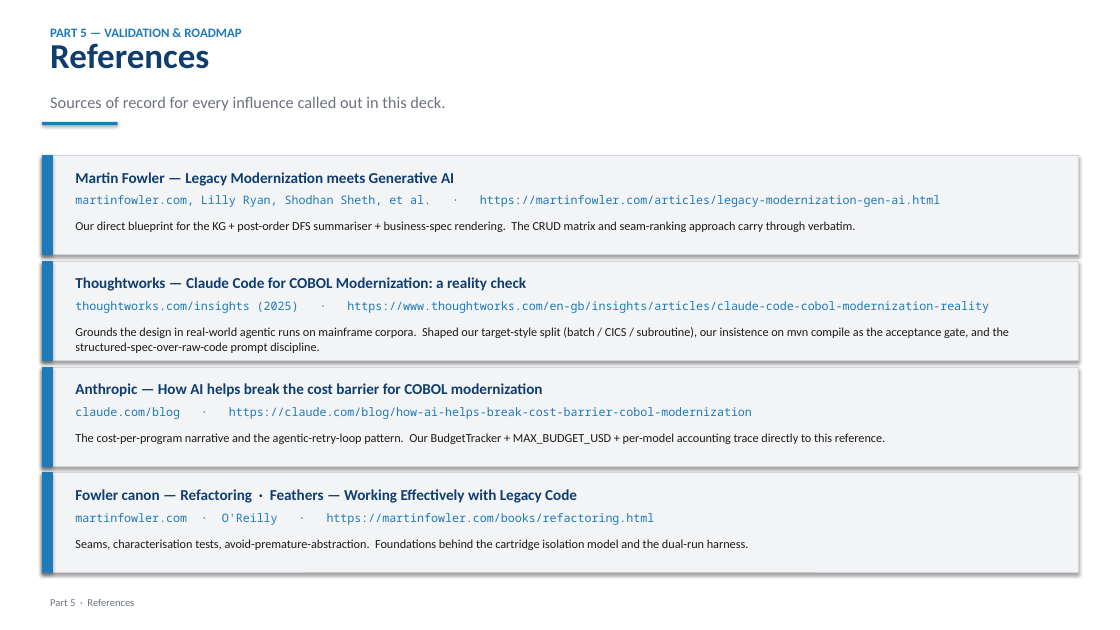
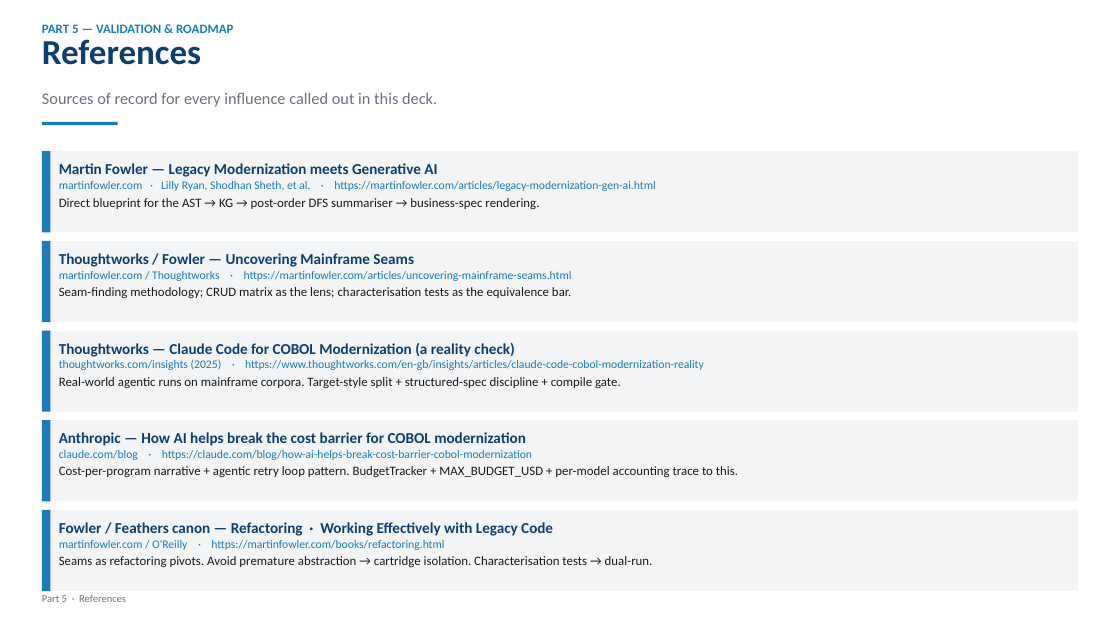
Before and after one commit to cwijayasundara/legacy_mod_maf_v2, a slide deck: slide 36 of docs/design_deck.pptx (slide 30 before the commit). Drawn at 1120x630 pixels with LibreOffice and Linux fonts; fonts in the diff are those of the drawing. Boxes give left, top, right and bottom in pixels: in the first picture for what was removed or moved away, otherwise in the second. Text is boxed around its words. In the diff, an @@ line names an element or a change of style, - is before the commit and + after.

```diff
--- a/docs/design_deck.pptx
+++ b/docs/design_deck.pptx
@@ text "PART 5 — VALIDATION & ...": place and size @@
-text "PART 5 — VALIDATION & ..." at <box>50,28,241,37</box>
+text "PART 5 — VALIDATION & ..." at <box>42,24,233,33</box>
@@ text "References": place and size @@
-text "References" at <box>50,43,209,69</box>
+text "References" at <box>42,39,201,65</box>
@@ text "Sources of record for every ...": place and size @@
-text "Sources of record for every ..." at <box>50,96,445,111</box>
+text "Sources of record for every ..." at <box>42,92,437,107</box>
@@ rectangle at <box>42,122,118,125</box>: shadow off @@
@@ rectangle: place and size @@
-rectangle at <box>42,155,1078,255</box>
+rectangle at <box>42,151,1078,233</box>
@@ rectangle: place and size @@
-rectangle at <box>42,155,52,255</box>
+rectangle at <box>42,151,50,233</box>
@@ text at <box>59,163,655,209</box>: text changed; font Noto Sans Mono to Calibri @@
-martinfowler.com, Lilly Ryan, Shodhan Sheth, et al. · https://martinfowler.com/articles/legacy-modernization-gen-ai.html
+Martin Fowler — Legacy Modernization meets Generative AI
+martinfowler.com · Lilly Ryan, Shodhan Sheth, et al. · https://martinfowler.com/articles/legacy-modernization-gen-ai.html
+Direct blueprint for the AST → KG → post-order DFS summariser → business-spec rendering.
@@ text removed at <box>75,172,454,186</box> @@
-Martin Fowler — Legacy Modernization meets Generative AI
@@ text removed at <box>75,221,855,232</box> @@
-Our direct blueprint for the KG + post-order DFS summariser + business-spec rendering. The CRUD matrix and seam-ranking approach carry through verbatim.
@@ rectangle: place and size @@
-rectangle at <box>42,261,1078,360</box>
+rectangle at <box>42,241,1078,323</box>
@@ rectangle: place and size @@
-rectangle at <box>42,261,52,360</box>
+rectangle at <box>42,241,50,323</box>
@@ text added at <box>59,253,572,298</box>, 10 pt, text #1E7AB8 @@
+Thoughtworks / Fowler — Uncovering Mainframe Seams
+martinfowler.com / Thoughtworks · https://martinfowler.com/articles/uncovering-mainframe-seams.html
+Seam-finding methodology; CRUD matrix as the lens; characterisation tests as the equivalence bar.
@@ text removed at <box>75,277,527,291</box> @@
-Thoughtworks — Claude Code for COBOL Modernization: a reality check
@@ text removed at <box>75,327,1010,353</box> @@
-Grounds the design in real-world agentic runs on mainframe corpora. Shaped our target-style split (batch / CICS / subroutine), our insistence on mvn compile as the acceptance gate, and the structured-spec-over-raw-code prompt discipline.
@@ rectangle added at <box>42,330,1078,412</box>, fill #F3F4F6 @@
@@ rectangle added at <box>42,330,50,412</box>, fill #1E7AB8 @@
@@ text at <box>59,343,514,357</box>: paragraph added @@
+Thoughtworks — Claude Code for COBOL Modernization (a reality check)
@@ text at <box>59,359,704,370</box>: font Noto Sans Mono to Calibri in "thoughtworks.com/insights (2025) · https://www.thoughtworks. ..." @@
@@ text "Thoughtworks — Claude Code for ...": place and size @@
-text "Thoughtworks — Claude Code for ..." at <box>75,301,989,313</box>
+text "Thoughtworks — Claude Code for ..." at <box>59,343,704,388</box>
@@ text at <box>59,377,621,388</box>: paragraph added @@
+Real-world agentic runs on mainframe corpora. Target-style split + structured-spec discipline + compile gate.
@@ text removed at <box>75,383,543,397</box> @@
-Anthropic — How AI helps break the cost barrier for COBOL modernization
@@ text removed at <box>75,407,752,419</box> @@
-claude.com/blog · https://claude.com/blog/how-ai-helps-break-cost-barrier-cobol-modernization
@@ outline #D1D5DB 0.75 pt to none; shadow off in 4 elements at <box>42,151,1078,233</box>, <box>42,510,1078,592</box>, <box>42,241,1078,323</box>, <box>42,420,1078,502</box> @@
@@ outline #1E7AB8 0.75 pt to none; shadow off in 4 elements at <box>42,151,50,233</box>, <box>42,510,50,592</box>, <box>42,241,50,323</box>, <box>42,420,50,502</box> @@
@@ rectangle: place and size @@
-rectangle at <box>42,367,1078,466</box>
+rectangle at <box>42,420,1078,502</box>
@@ rectangle: place and size @@
-rectangle at <box>42,367,52,466</box>
+rectangle at <box>42,420,50,502</box>
@@ text at <box>59,432,738,477</box>: text changed; size 10.5 to 11 pt @@
-The cost-per-program narrative and the agentic-retry-loop pattern. Our BudgetTracker + MAX_BUDGET_USD + per-model accounting trace directly to this reference.
+Anthropic — How AI helps break the cost barrier for COBOL modernization
+claude.com/blog · https://claude.com/blog/how-ai-helps-break-cost-barrier-cobol-modernization
+Cost-per-program narrative + agentic retry loop pattern. BudgetTracker + MAX_BUDGET_USD + per-model accounting trace to this.
@@ text removed at <box>75,489,577,503</box> @@
-Fowler canon — Refactoring · Feathers — Working Effectively with Legacy Code
@@ rectangle: place and size @@
-rectangle at <box>42,473,1078,572</box>
+rectangle at <box>42,510,1078,592</box>
@@ rectangle: place and size @@
-rectangle at <box>42,473,52,572</box>
+rectangle at <box>42,510,50,592</box>
@@ text at <box>59,522,653,567</box>: text changed; size 10 to 11 pt; font Noto Sans Mono to Calibri; text colour #1E7AB8 to #1A1A1A @@
-martinfowler.com · O'Reilly · https://martinfowler.com/books/refactoring.html
+Fowler / Feathers canon — Refactoring · Working Effectively with Legacy Code
+martinfowler.com / O'Reilly · https://martinfowler.com/books/refactoring.html
+Seams as refactoring pivots. Avoid premature abstraction → cartridge isolation. Characterisation tests → dual-run.
@@ text removed at <box>75,539,749,550</box> @@
-Seams, characterisation tests, avoid-premature-abstraction. Foundations behind the cartridge isolation model and the dual-run harness.
@@ text "Part 5 · References": place and size @@
-text "Part 5 · References" at <box>50,599,134,606</box>
+text "Part 5 · References" at <box>42,595,126,602</box>
```
Also in this commit, not shown: 27 other slides changed, 9 slides added, 3 slides removed, 1 other file.
